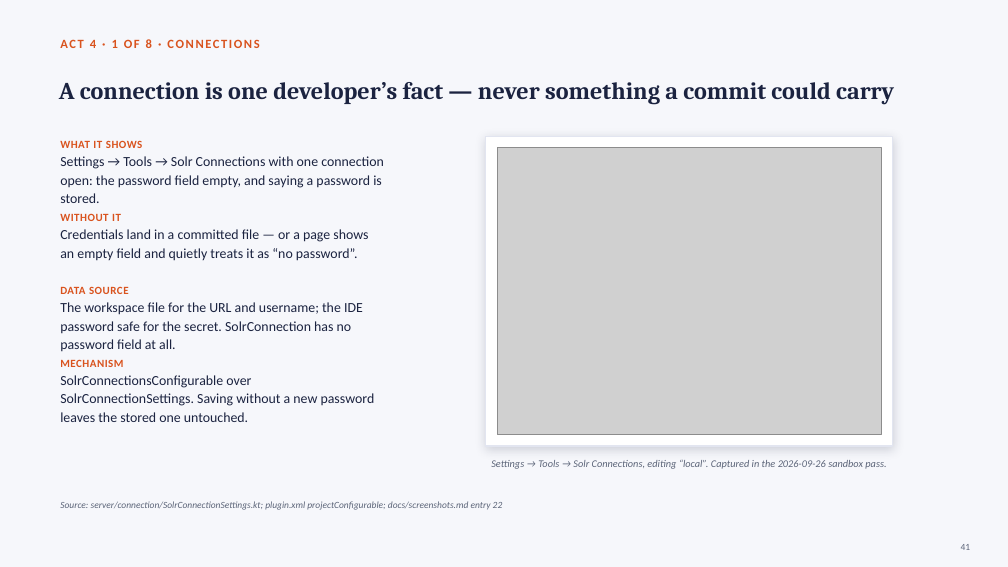
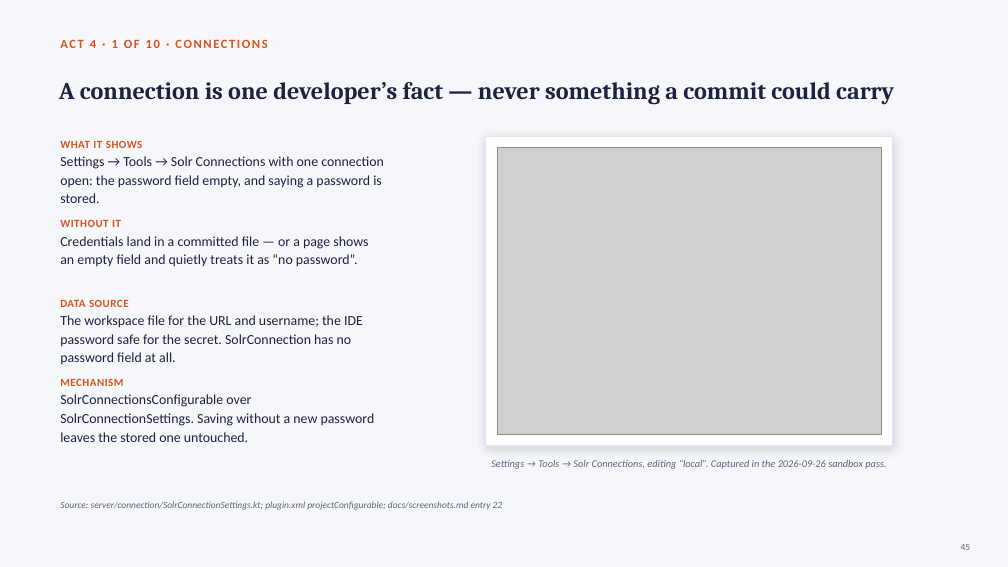
Before and after one commit to adityamparikh/solr-intellij-plugin, a slide deck: slide 45 of docs/presentation/solr-intellij-plugin.pptx (slide 41 before the commit). Drawn at 1008x567 pixels with LibreOffice and Linux fonts; fonts in the diff are those of the drawing; grey boxes stand for pictures. Boxes give left, top, right and bottom in pixels: in the first picture for what was removed or moved away, otherwise in the second. Text is boxed around its words. In the diff, an @@ line names an element or a change of style, - is before the commit and + after.

```diff
--- a/docs/presentation/solr-intellij-plugin.pptx
+++ b/docs/presentation/solr-intellij-plugin.pptx
@@ text at (60,39,267,48): text changed @@
-ACT 4 · 1 OF 8 · CONNECTIONS
+ACT 4 · 1 OF 10 · CONNECTIONS
@@ text "WITHOUT IT": place and size @@
-text "WITHOUT IT" at (60,213,368,261)
+text "WITHOUT IT" at (60,219,368,267)
@@ text "DATA SOURCE": place and size @@
-text "DATA SOURCE" at (60,286,363,352)
+text "DATA SOURCE" at (60,299,363,365)
@@ text "MECHANISM": place and size @@
-text "MECHANISM" at (60,359,375,422)
+text "MECHANISM" at (60,378,375,442)
```
Also in this commit, not shown: 52 other slides changed, 7 slides added, 3 other files.
